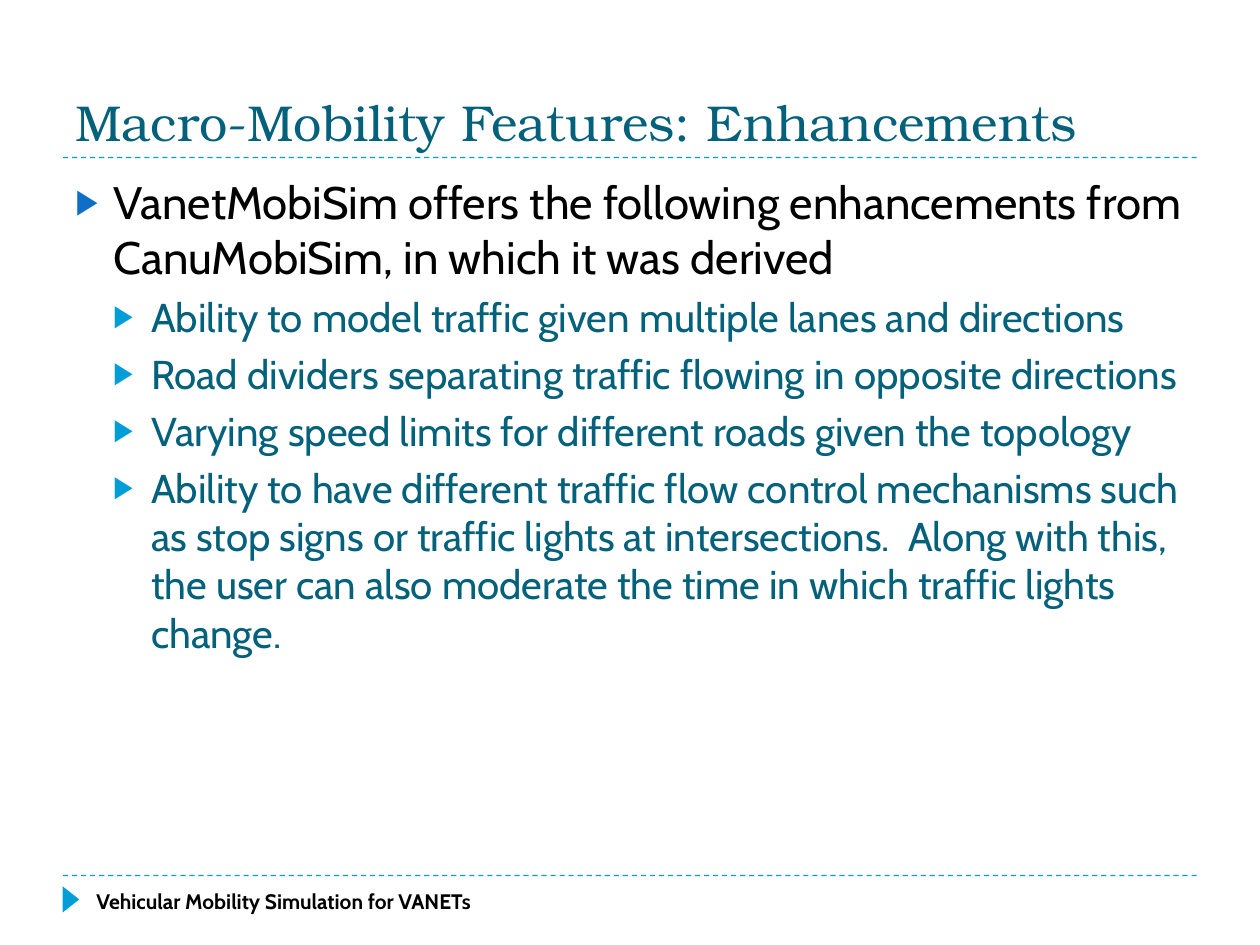
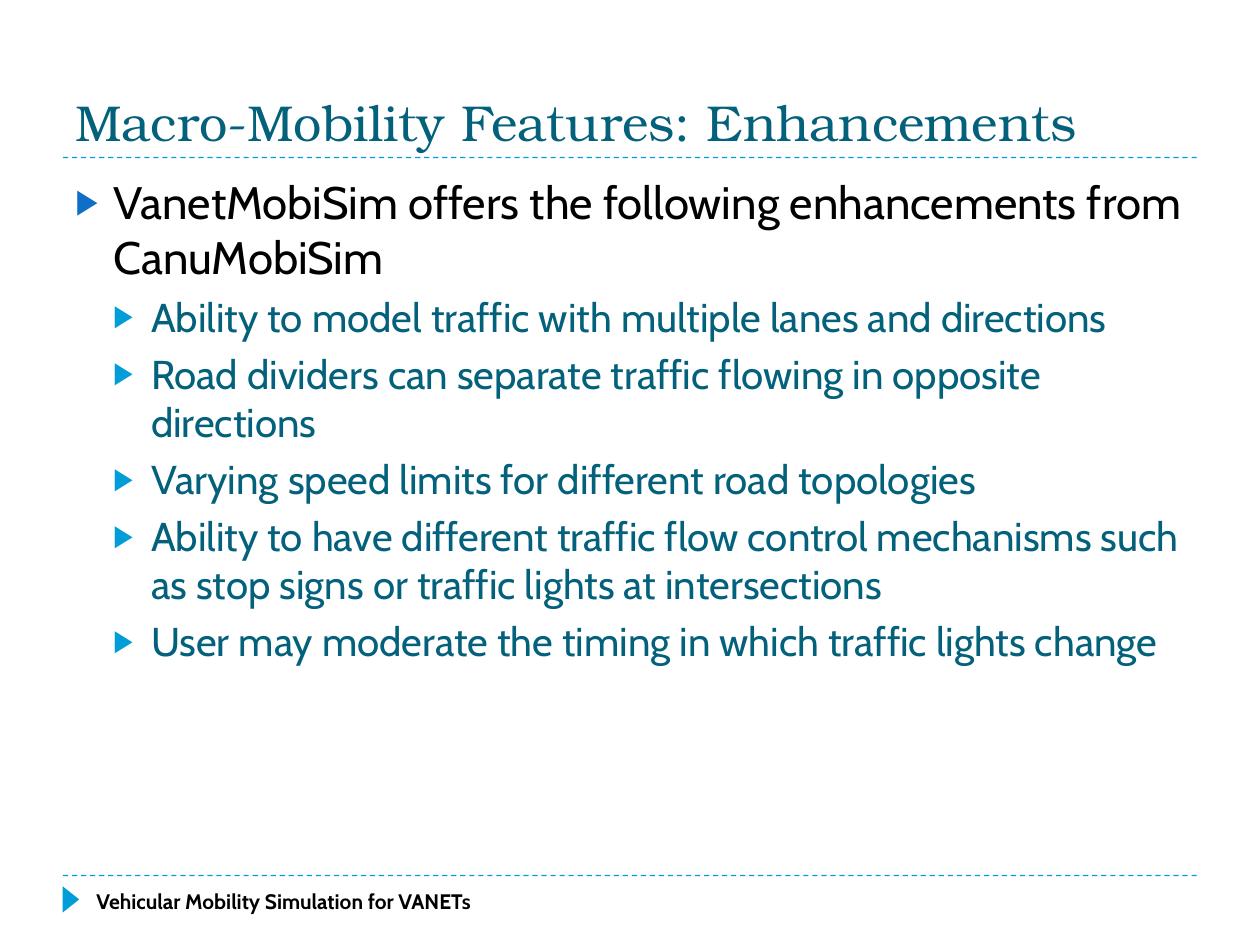
Before and after one commit to f33losopher/EEMaster_VANET, a slide deck: slide 27 of VANET_Felix.pptx. Drawn at 1260x945 pixels with LibreOffice and Linux fonts; fonts in the diff are those of the drawing. Boxes give left, top, right and bottom in pixels: in the first picture for what was removed or moved away, otherwise in the second. Text is boxed around its words. In the diff, an @@ line names an element or a change of style, - is before the commit and + after.

```diff
--- a/VANET_Felix.pptx
+++ b/VANET_Felix.pptx
@@ text at (x1=113, y1=185, x2=1181, y2=666): text changed @@
-▶ VanetMobiSim offers the following enhancements from CanuMobiSim, in which it was derived
-  ▶ Ability to model traffic given multiple lanes and directions
-  ▶ Road dividers separating traffic flowing in opposite directions
-  ▶ Varying speed limits for different roads given the topology
-  ▶ Ability to have different traffic flow control mechanisms such as stop signs or traffic lights at intersections. Along with this, the user can also moderate the time in which traffic lights change.
+▶ VanetMobiSim offers the following enhancements from CanuMobiSim
+  ▶ Ability to model traffic with multiple lanes and directions
+  ▶ Road dividers can separate traffic flowing in opposite directions
+  ▶ Varying speed limits for different road topologies
+  ▶ Ability to have different traffic flow control mechanisms such as stop signs or traffic lights at intersections
+  ▶ User may moderate the timing in which traffic lights change
```
Also in this commit, not shown: 51 other slides changed, 3 slides removed, 1 other file.
